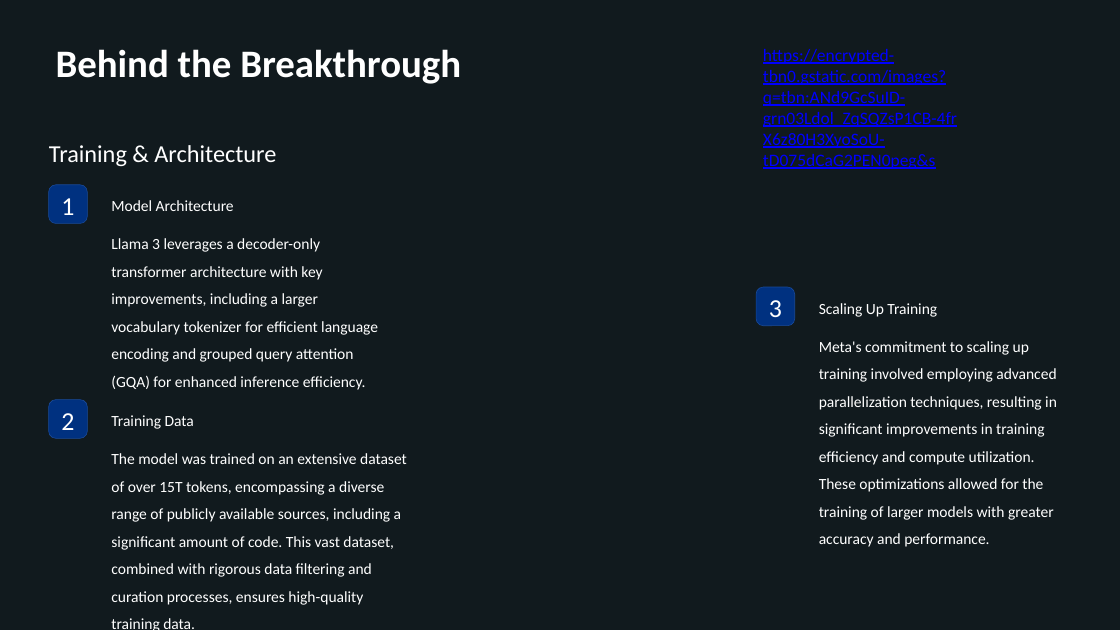
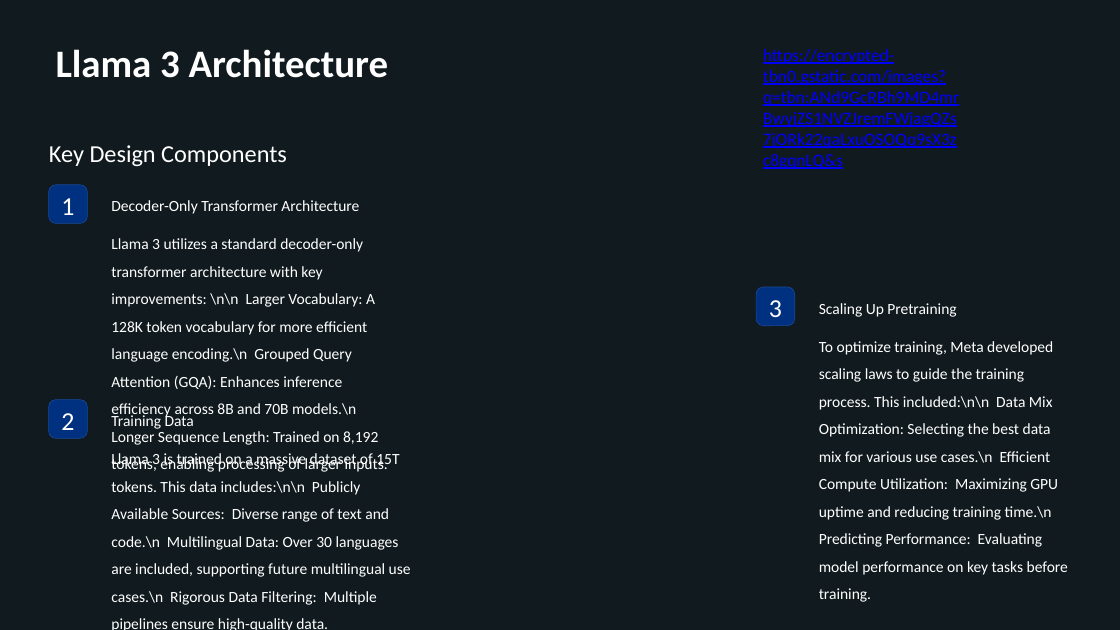
Before and after one commit to KarthikAvinash/Content-ppt-video-generator, a slide deck: slide 3 of updated_presentation.pptx. Drawn at 1120x630 pixels with LibreOffice and Linux fonts; fonts in the diff are those of the drawing; background and template pictures are left out; a plain dark background stands for a picture behind light text. Boxes give left, top, right and bottom in pixels: in the first picture for what was removed or moved away, otherwise in the second. Text is boxed around its words. In the diff, an @@ line names an element or a change of style, - is before the commit and + after.

```diff
--- a/updated_presentation.pptx
+++ b/updated_presentation.pptx
@@ text at [56, 49, 388, 78]: text changed @@
-Behind the Breakthrough
+Llama 3 Architecture
@@ text at [763, 49, 959, 169]: text changed @@
-https://encrypted-tbn0.gstatic.com/images?q=tbn:ANd9GcSuID-grn03Ldol_ZqSQZsP1CB-4frX6z80H3XyoSoU-tD075dCaG2PEN0peg&s
+https://encrypted-tbn0.gstatic.com/images?q=tbn:ANd9GcRBh9MD4mrBwyjZS1NVZJremFWjagQZs7jORk22qaLxuOSOQq9sX3zc8gqnLQ&s
@@ text at [49, 145, 287, 166]: text changed @@
-Training & Architecture
+Key Design Components
@@ text at [111, 200, 359, 214]: text changed @@
-Model Architecture
+Decoder-Only Transformer Architecture
@@ text at [111, 238, 388, 472]: text changed @@
-Llama 3 leverages a decoder-only transformer architecture with key improvements, including a larger vocabulary tokenizer for efficient language encoding and grouped query attention (GQA) for enhanced inference efficiency.
+Llama 3 utilizes a standard decoder-only transformer architecture with key improvements: \n\n Larger Vocabulary: A 128K token vocabulary for more efficient language encoding.\n Grouped Query Attention (GQA): Enhances inference efficiency across 8B and 70B models.\n Longer Sequence Length: Trained on 8,192 tokens, enabling processing of larger inputs.
@@ text at [819, 303, 956, 317]: text changed @@
-Scaling Up Training
+Scaling Up Pretraining
@@ text at [819, 341, 1068, 602]: text changed @@
-Meta's commitment to scaling up training involved employing advanced parallelization techniques, resulting in significant improvements in training efficiency and compute utilization. These optimizations allowed for the training of larger models with greater accuracy and performance.
+To optimize training, Meta developed scaling laws to guide the training process. This included:\n\n Data Mix Optimization: Selecting the best data mix for various use cases.\n Efficient Compute Utilization: Maximizing GPU uptime and reducing training time.\n Predicting Performance: Evaluating model performance on key tasks before training.
@@ text at [111, 453, 411, 630]: text changed @@
-The model was trained on an extensive dataset of over 15T tokens, encompassing a diverse range of publicly available sources, including a significant amount of code. This vast dataset, combined with rigorous data filtering and curation processes, ensures high-quality training data.
+Llama 3 is trained on a massive dataset of 15T tokens. This data includes:\n\n Publicly Available Sources: Diverse range of text and code.\n Multilingual Data: Over 30 languages are included, supporting future multilingual use cases.\n Rigorous Data Filtering: Multiple pipelines ensure high-quality data.
```
Also in this commit, not shown: 2 other slides changed, 2 other files.
